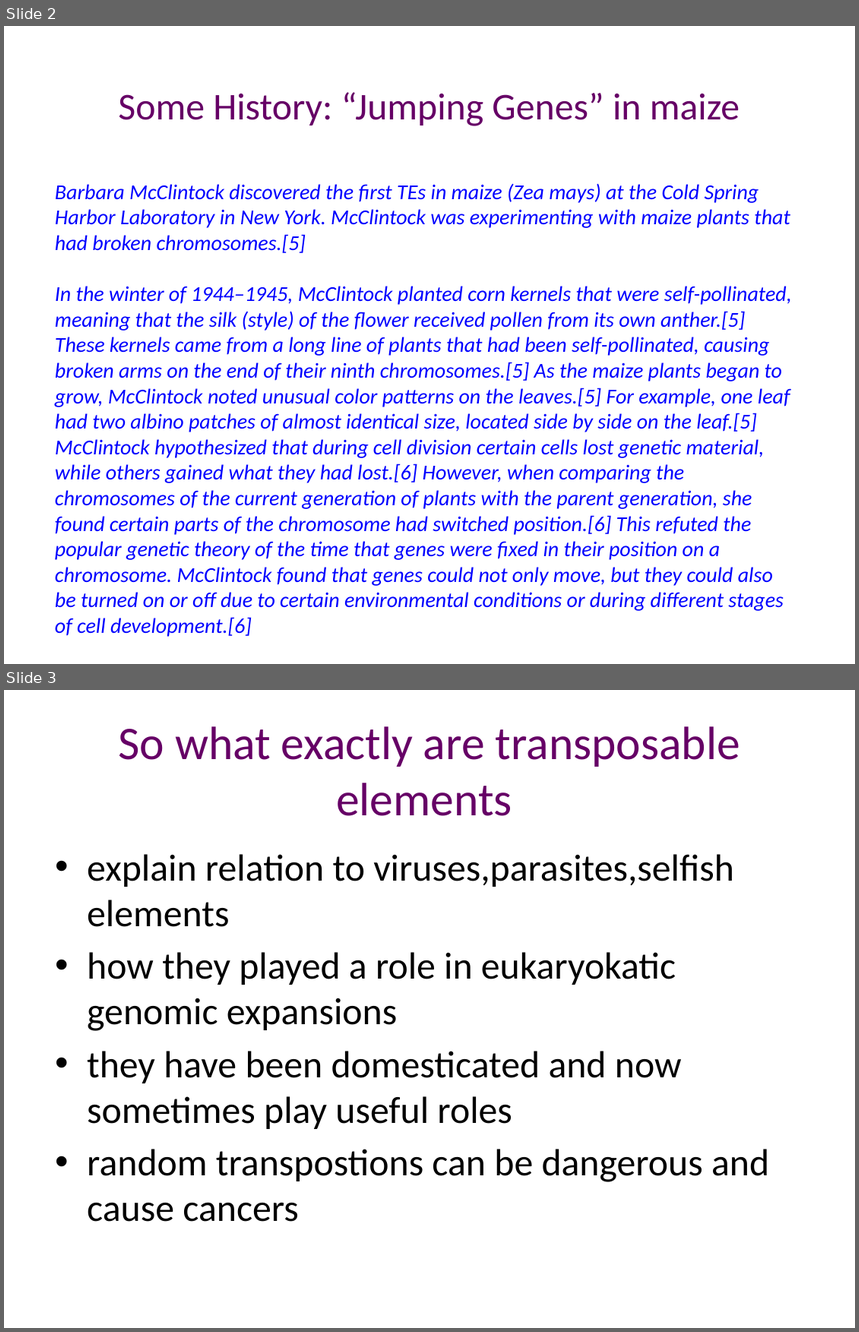
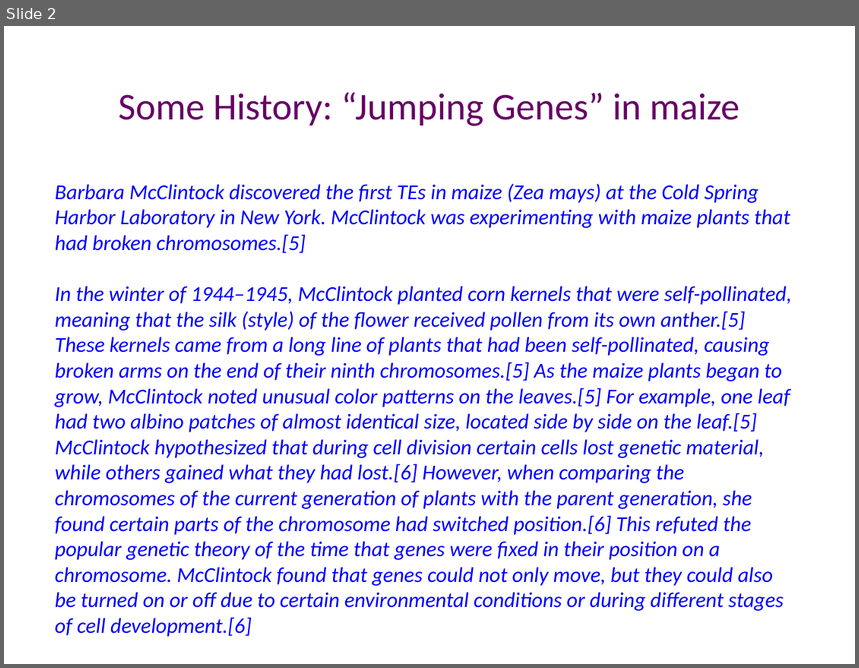
Before and after one commit to manyu90/Journal-Club-presentations, a slide deck: Nov6_2018_Computational_tools_unmasking_TEs/transposable_elements.pptx. Shown one above the other, each under a label of ours: slides 2 and 3 before the commit, slide 2 after it. The pictures are 859x1332 and 859x668 pixels, drawn with LibreOffice and Linux fonts; fonts in the diff are those of the drawing. Boxes give left, top, right and bottom in pixels: in the first picture for what was removed or moved away, otherwise in the second. Text is boxed around its words. In the diff, an @@ line names an element or a change of style, - is before the commit and + after.

```diff
--- a/Nov6_2018_Computational_tools_unmasking_TEs/transposable_elements.pptx
+++ b/Nov6_2018_Computational_tools_unmasking_TEs/transposable_elements.pptx
@@ slide 3 removed at <box>4,690,855,1328</box>, background #FFFFFF @@
@@ title removed at <box>118,726,740,816</box> @@
-So what exactly are transposable elements
@@ text removed at <box>87,854,769,1222</box> @@
-• explain relation to viruses,parasites,selfish elements
-• how they played a role in eukaryokatic genomic expansions
-• they have been domesticated and now sometimes play useful roles
-• random transpostions can be dangerous and cause cancers
```
Also in this commit, not shown: 1 slide changed, 13 slides added, 1 other slide removed, 8 other files.
